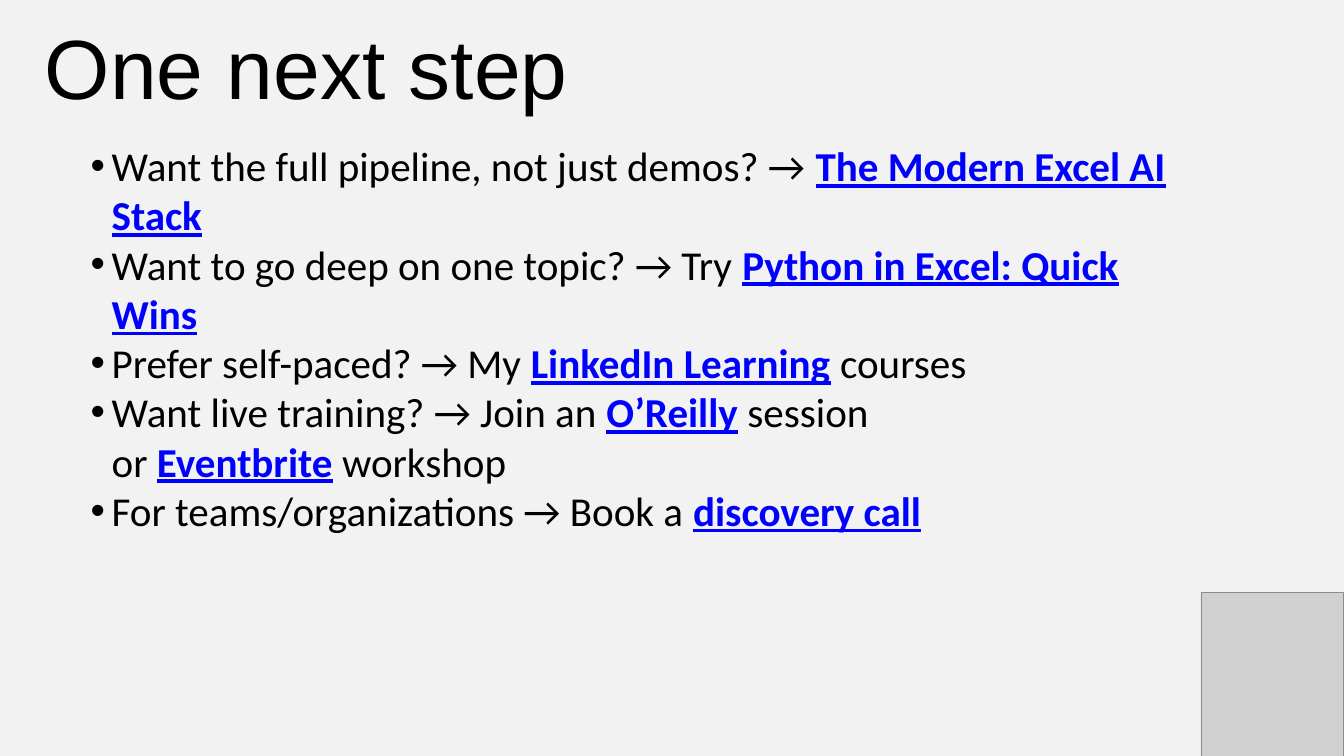
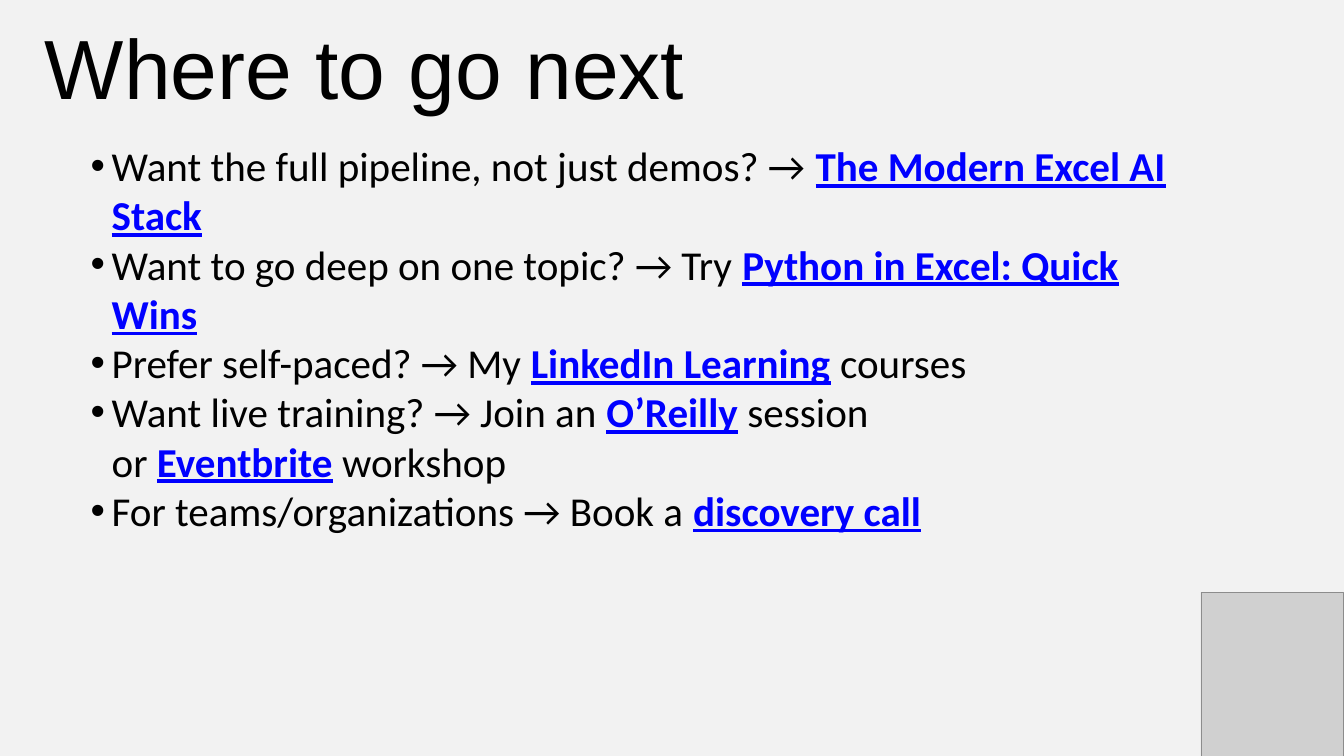
Before and after one commit to stringfestdata/modern-excel-demo-day, a slide deck: slide 13 of modern-excel-demo-day.pptx. Drawn at 1344x756 pixels with LibreOffice and Linux fonts; fonts in the diff are those of the drawing; grey boxes stand for pictures. Boxes give left, top, right and bottom in pixels: in the first picture for what was removed or moved away, otherwise in the second. Text is boxed around its words. In the diff, an @@ line names an element or a change of style, - is before the commit and + after.

```diff
--- a/modern-excel-demo-day.pptx
+++ b/modern-excel-demo-day.pptx
@@ text at box(45, 38, 684, 115): text changed @@
-One next step
+Where to go next
```
Also in this commit, not shown: 1 other slide changed, 1 slide added.
